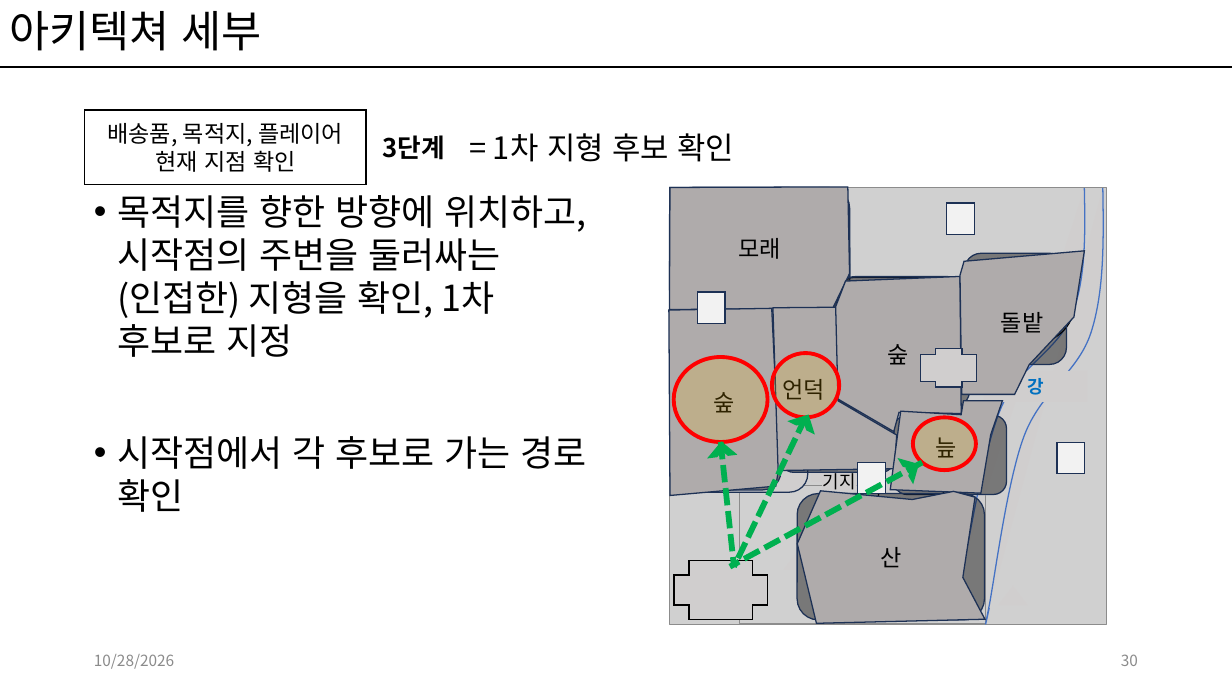
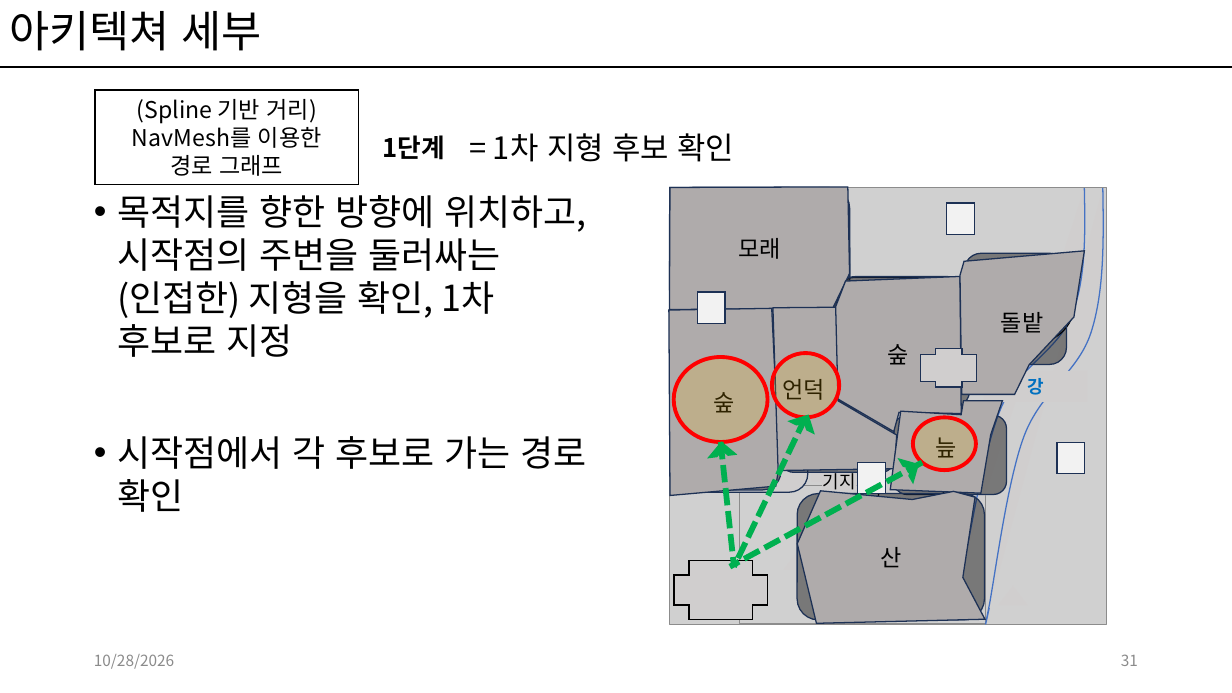
Before and after one commit to kwakyerin/2026_Graduation_Project, a slide deck: slide 31 of documents/HyunahKwon/design/designing/for_teammates/배트와 달트_기획.pptx (slide 30 before the commit). Drawn at 1232x693 pixels with LibreOffice and Linux fonts; fonts in the diff are those of the drawing; grey boxes stand for pictures. Boxes give left, top, right and bottom in pixels: in the first picture for what was removed or moved away, otherwise in the second. Text is boxed around its words. In the diff, an @@ line names an element or a change of style, - is before the commit and + after.

Commit message:
아키텍쳐 기획 세부 정리 완료
전체 기획서에 위치함, 수정한 페이지는 표시를 해둠

```diff
--- a/documents/HyunahKwon/design/designing/for_teammates/배트와 달트_기획.pptx
+++ b/documents/HyunahKwon/design/designing/for_teammates/배트와 달트_기획.pptx
@@ rectangle removed at (85, 110, 366, 185) @@
-배송품, 목적지, 플레이어 현재 지점 확인
@@ rectangle added at (95, 91, 359, 185), fill #FFFFFF, outline #000000 1 pt, 18 pt, text #000000 @@
+(Spline 기반 거리)
+NavMesh를 이용한
+경로 그래프
@@ text at (383, 135, 445, 160): text changed @@
-3단계
+1단계
@@ page number at (1121, 654, 1138, 666): text changed @@
-30
+31
```
Also in this commit, not shown: 11 other slides changed, 6 slides added.
